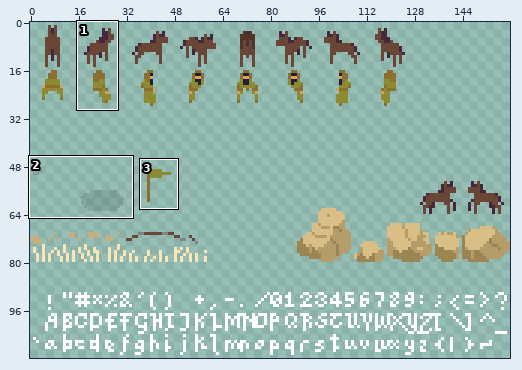
Two versions of one sprite sheet, src/sprites.png. The first picture is a wide view before the edit; the outline marks the close-up.
Close-up. As it was:
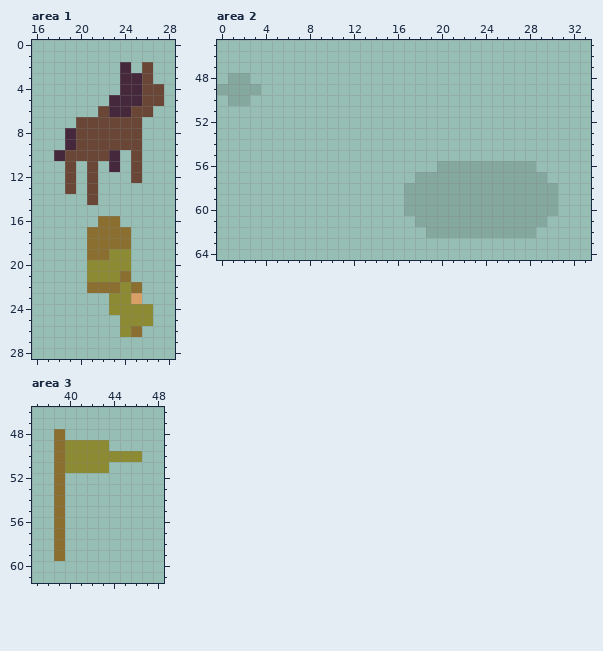
The file is 160x112 pixels. Shown: area 1: x 16..28, y 0..28; area 2: x 0..33, y 45..64; area 3: x 37..48, y 46..61. The commit also changed other parts of the picture, which this record leaves out.
The result:
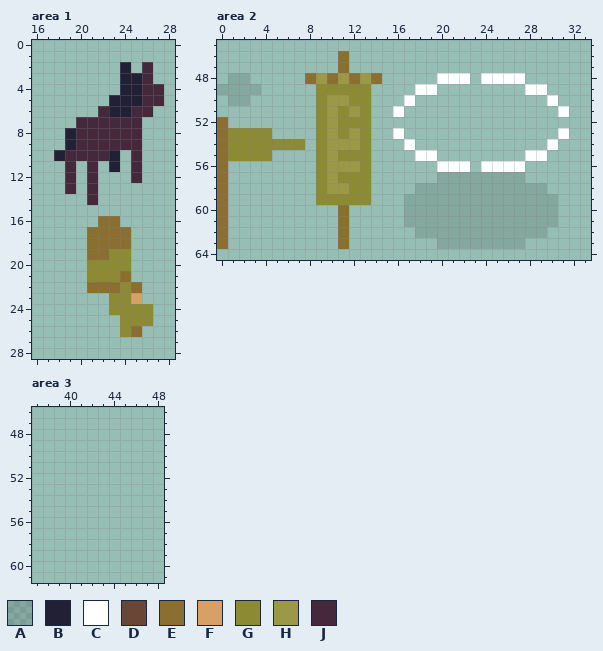
Palette (. is transparent): A #0000001f  B #222034  C #ffffff  D #694636  E #8a6f30  F #d9a066  G #8c8a33  H #9b9947  J #45283c
From old to new:
Area 1:
y 2: x 24 J -> B; x 26 D -> J
y 3: x 24..26 JJD -> BBJ
y 4: x 24..27 JJDD -> BBJJ
y 5: x 23..27 JJJDD -> BBBJJ
y 6: x 22..26 DJJDD -> JBBJJ
y 7: x 20..25 DDDDDD -> JJJJJJ
y 8..9: x 19..25 JDDDDDD -> BJJJJJJ
y 10: x 18..23 JDDDDJ -> BJJJJB; x 25 D -> J
y 11: x 19 D -> J; x 21 D -> J; x 23 J -> B; x 25 D -> J
y 12: x 19 D -> J; x 21 D -> J; x 25 D -> J
y 13: x 19 D -> J; x 21 D -> J
y 14: x 21 D -> J
Area 2:
y 46..47: x 11 . -> E
y 48: x 8..14 ....... -> EHEHEHE; x 20..22 ... -> CCC; x 24..27 .... -> CCCC
y 49: x 9..13 ..... -> GGGGG; x 18..19 .. -> CC; x 28..29 .. -> CC
y 50: x 9..13 ..... -> GHHGG; x 17 . -> C; x 30 . -> C
y 51: x 9..13 ..... -> GHGHG; x 16 . -> C; x 31 . -> C
y 52: x 0 . -> E; x 9..13 ..... -> GHGGG
y 53: x 0..4 ..... -> EGGGG; x 9..13 ..... -> GHGHG; x 16 . -> C; x 31 . -> C
y 54: x 0..7 ........ -> EGGGGGGG; x 9..13 ..... -> GHHHG; x 17 . -> C; x 30 . -> C
y 55: x 0..4 ..... -> EGGGG; x 9..13 ..... -> GHGGG; x 18..19 .. -> CC; x 28..29 .. -> CC
y 56: x 0 . -> E; x 9..13 ..... -> GHHHG; x 20..28 AAAAAAAAA -> CCC.CCCC.
y 57: x 0 . -> E; x 9..13 ..... -> GHGGG; x 18..19 AA -> ..; x 28..29 AA -> ..
y 58: x 0 . -> E; x 9..13 ..... -> GHHGG; x 17 A -> .; x 30 A -> .
y 59: x 0 . -> E; x 9..13 ..... -> GGGGG
y 60: x 0 . -> E; x 11 . -> E
y 61: x 0 . -> E; x 11 . -> E; x 17 . -> A; x 30 . -> A
y 62: x 0 . -> E; x 11 . -> E; x 18 . -> A; x 29 . -> A
y 63: x 0 . -> E; x 11 . -> E; x 20..27 ........ -> AAAAAAAA
Area 3:
y 48: x 39 E -> .
y 49: x 39..43 EGGGG -> .....
y 50: x 39..46 EGGGGGGG -> ........
y 51: x 39..43 EGGGG -> .....
y 52..59: x 39 E -> .
